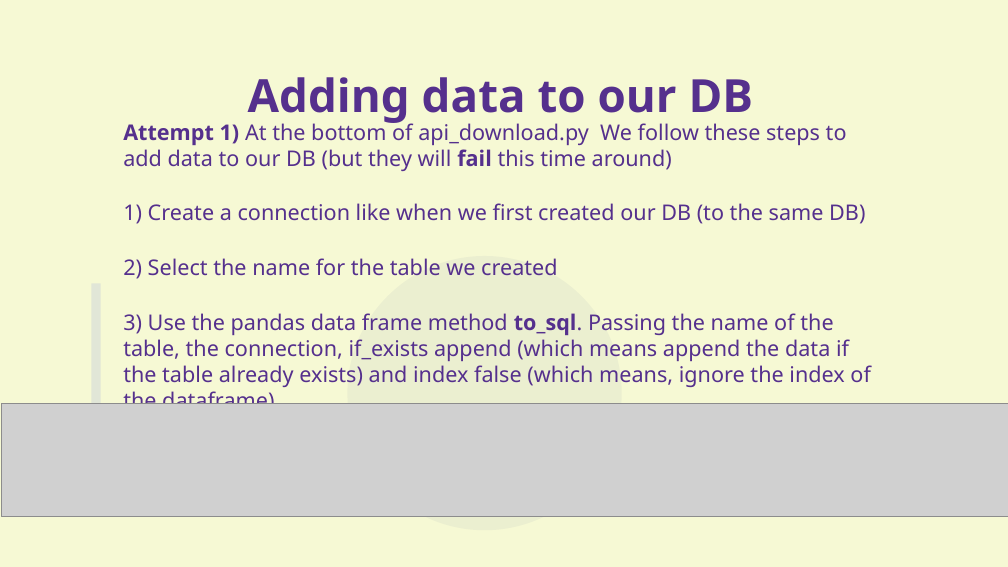
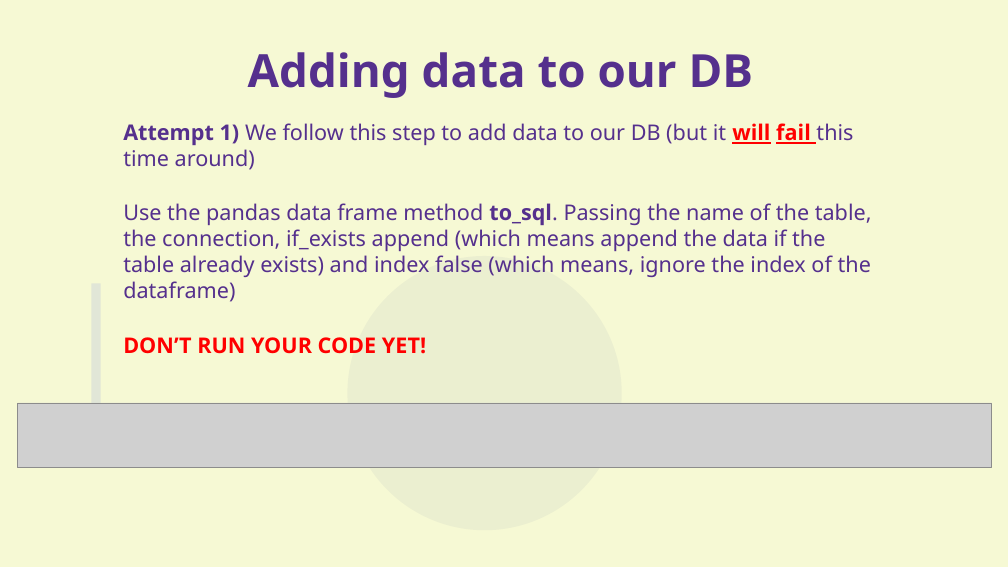
Before and after one commit to aram-de/aas_workshop_pub, a slide deck: slide 36 of presentation_KhanRev.odp (slide 37 before the commit). Drawn at 1008x567 pixels with LibreOffice and Linux fonts; fonts in the diff are those of the drawing; grey boxes stand for pictures. Boxes give left, top, right and bottom in pixels: in the first picture for what was removed or moved away, otherwise in the second. Text is boxed around its words. In the diff, an @@ line names an element or a change of style, - is before the commit and + after.

```diff
--- a/presentation_KhanRev.odp
+++ b/presentation_KhanRev.odp
@@ title "Adding data to our DB": place and size @@
-title "Adding data to our DB" at bbox=[248, 77, 754, 124]
+title "Adding data to our DB" at bbox=[248, 52, 754, 98]
@@ text at bbox=[123, 123, 872, 354]: text changed @@
-Attempt 1) At the bottom of api_download.py We follow these steps to add data to our DB (but they will fail this time around)
-1) Create a connection like when we first created our DB (to the same DB)
-2) Select the name for the table we created
-3) Use the pandas data frame method to_sql. Passing the name of the table, the connection, if_exists append (which means append the data if the table already exists) and index false (which means, ignore the index of the dataframe)
+Attempt 1) We follow this step to add data to our DB (but it will fail this time around)
+Use the pandas data frame method to_sql. Passing the name of the table, the connection, if_exists append (which means append the data if the table already exists) and index false (which means, ignore the index of the dataframe)
+DON’T RUN YOUR CODE YET!
@@ picture: place and size @@
-picture at bbox=[2, 404, 1008, 518]
+picture at bbox=[17, 403, 992, 468]
```
Also in this commit, not shown: 26 other slides changed, 2 slides added, 5 slides removed, 2 other files.
